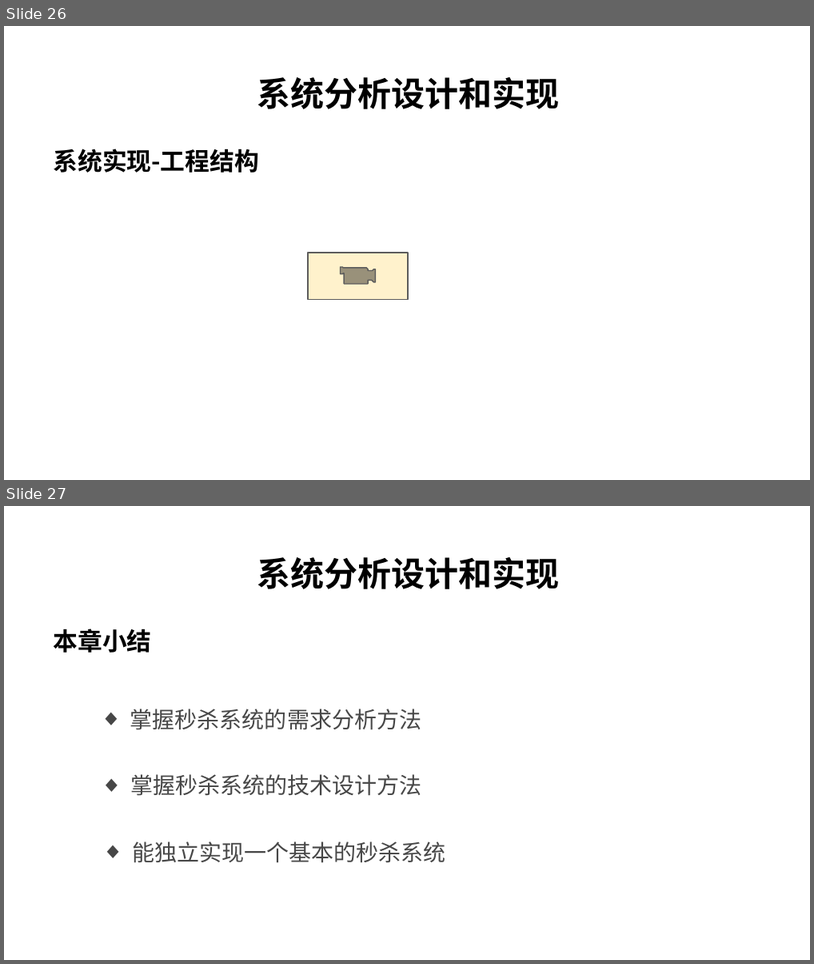
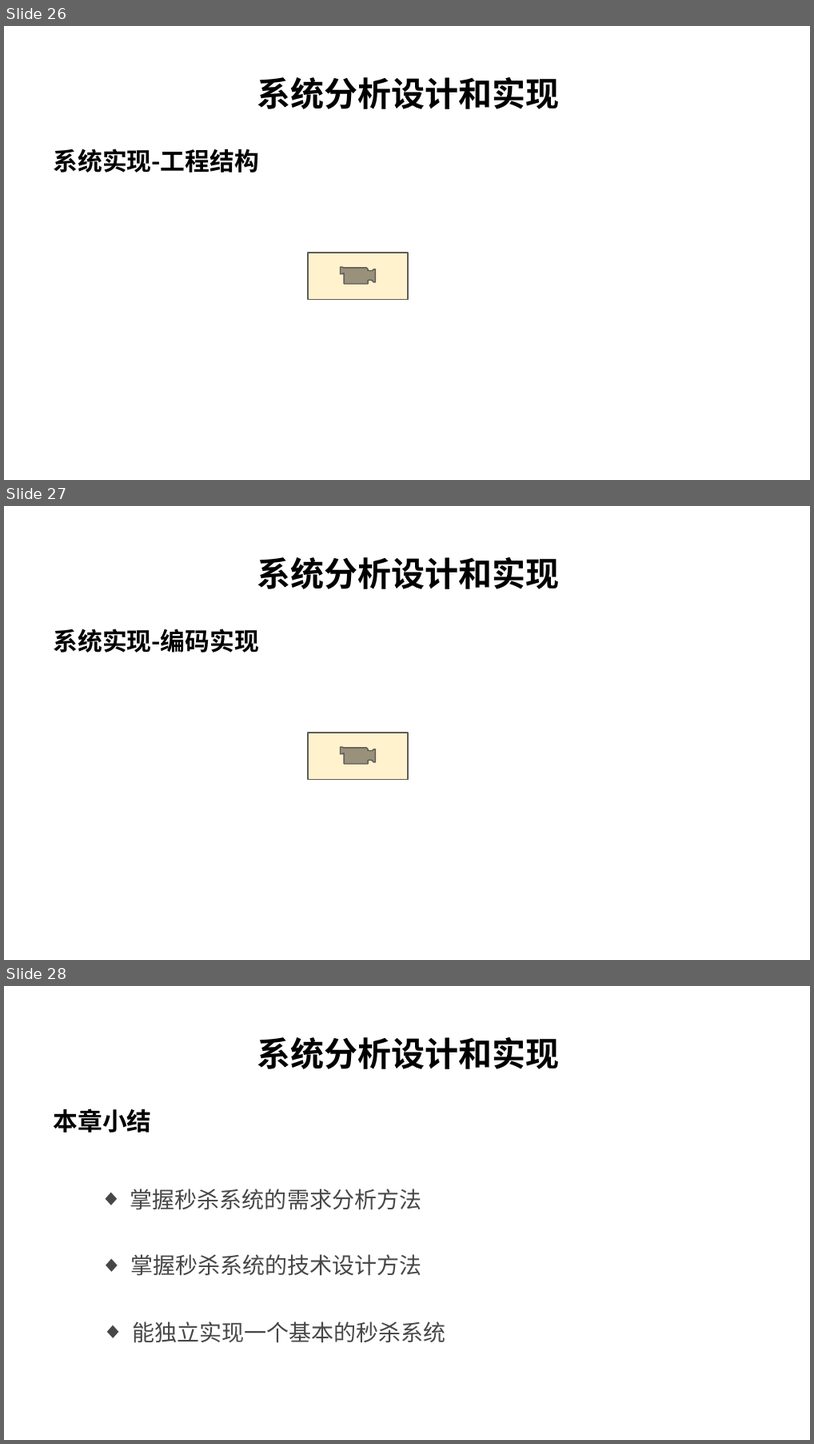
Before and after one commit to char-dance/flashSale-demo, a slide deck: FalshSale.pptx. Shown one above the other, each under a label of ours: slides 26 and 27 before the commit, slides 26, 27 and 28 after it. The pictures are 814x964 and 814x1444 pixels, drawn with LibreOffice and Linux fonts; fonts in the diff are those of the drawing; background and template pictures are left out. Boxes give left, top, right and bottom in pixels: in the first picture for what was removed or moved away, otherwise in the second. Text is boxed around its words. In the diff, an @@ line names an element or a change of style, - is before the commit and + after.

```diff
--- a/FalshSale.pptx
+++ b/FalshSale.pptx
@@ slide 27 added at [4, 506, 810, 960], background #FFFFFF @@
@@ text added at [257, 557, 559, 589], 30 pt, text #000000, bold @@
+系统分析设计和实现
@@ text added at [54, 628, 259, 652], 22 pt, text #000000, bold @@
+系统实现-编码实现
@@ action button movie added at [308, 732, 408, 780], fill #FFF2CC, outline #5C5C5C 1 pt @@
@@ what was slide 27 is now slide 28 @@
```
Also in this commit, not shown: 1 other file.
